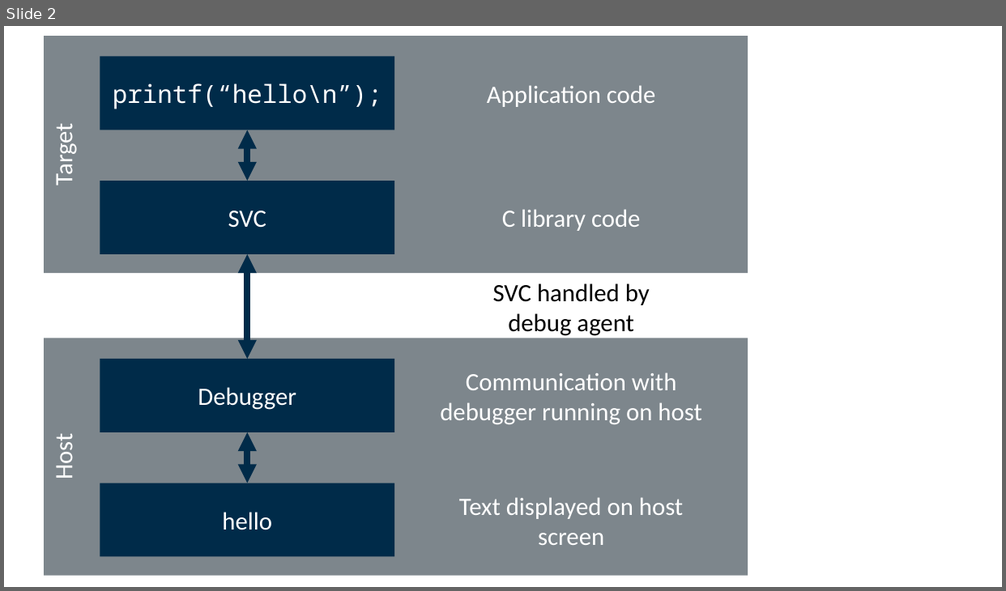
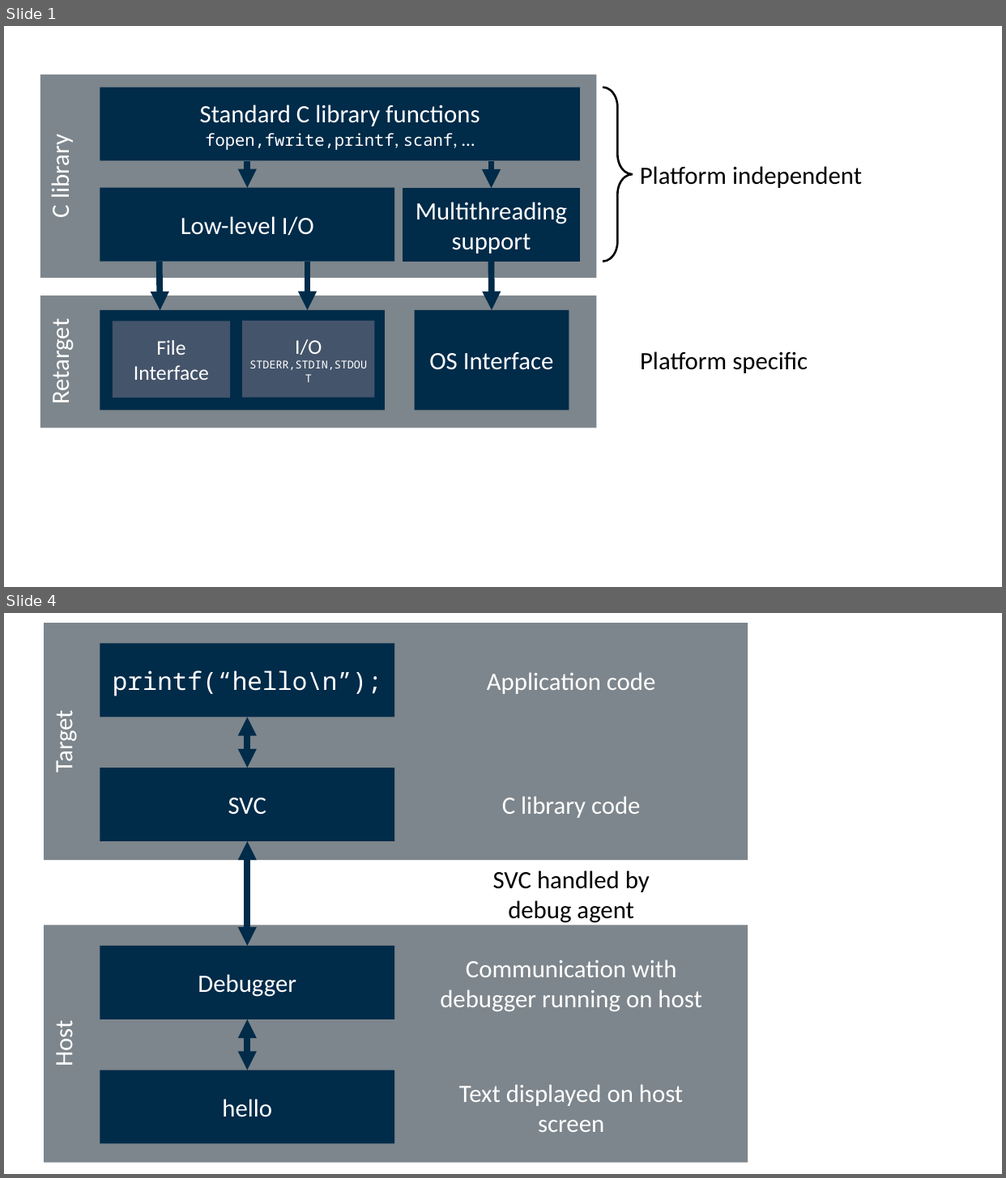
Before and after one commit to ARM-software/CMSIS-Compiler, a slide deck: doxygen/src/images/blocks.pptx. Shown one above the other, each under a label of ours: slide 2 before the commit, slides 1 and 4 after it; the slides between them are not shown. The pictures are 1006x591 and 1006x1178 pixels, drawn with LibreOffice and Linux fonts; fonts in the diff are those of the drawing. Boxes give left, top, right and bottom in pixels: in the first picture for what was removed or moved away, otherwise in the second. Text is boxed around its words. In the diff, an @@ line names an element or a change of style, - is before the commit and + after.

Commit message:
Rework documentation (#9)
- add File Interface and OS Interface APIs
- restructure "template" folder to match component names (and avoid conflicts in documentation due to duplicated names in "source" folder)
- restructured documentation input files (one file per page)
- simplified STDOUT to USART example

```diff
--- a/doxygen/src/images/blocks.pptx
+++ b/doxygen/src/images/blocks.pptx
@@ slide 1 added at (x1=4, y1=26, x2=1002, y2=587), background #FFFFFF @@
@@ rectangle added at (x1=40, y1=75, x2=597, y2=278), fill #7D868C, 24 pt, text #FFFFFF @@
+C library
@@ rectangle added at (x1=100, y1=88, x2=580, y2=160), fill #002B49, 24 pt, text #FFFFFF @@
+Standard C library functions
+fopen,fwrite,printf, scanf, …
@@ right brace added at (x1=603, y1=88, x2=633, y2=262), outline #000000 2 pt @@
@@ arrow added from (247, 160) to (247, 188), #002B49 6 pt @@
@@ arrow added from (492, 160) to (492, 189), #002B49 6 pt @@
@@ text added at (x1=640, y1=166, x2=862, y2=188), 24 pt, text #000000 @@
+Platform independent
@@ rectangle added at (x1=100, y1=188, x2=394, y2=261), fill #002B49, 24 pt, text #FFFFFF @@
+Low-level I/O
@@ rectangle added at (x1=403, y1=189, x2=580, y2=262), fill #002B49, 24 pt, text #FFFFFF @@
+Multithreading
+support
@@ arrow added from (159, 262) to (160, 310), #002B49 6 pt @@
@@ arrow added from (307, 262) to (307, 310), #002B49 6 pt @@
@@ arrow added from (492, 262) to (492, 310), #002B49 6 pt @@
@@ rectangle added at (x1=40, y1=296, x2=597, y2=428), fill #7D868C, 24 pt, text #FFFFFF @@
+Retarget
@@ rectangle added at (x1=100, y1=310, x2=385, y2=411), fill #002B49 @@
@@ rectangle added at (x1=414, y1=310, x2=569, y2=411), fill #002B49, 24 pt, text #FFFFFF @@
+OS Interface
@@ rectangle added at (x1=113, y1=321, x2=230, y2=398), fill #44546A, 20 pt, text #FFFFFF @@
+File Interface
@@ rectangle added at (x1=242, y1=321, x2=374, y2=398), fill #44546A, 10.5 pt, text #FFFFFF @@
+I/O
+STDERR,STDIN,STDOUT
@@ text added at (x1=640, y1=352, x2=808, y2=373), 24 pt, text #000000 @@
+Platform specific
@@ what was slide 2 is now slide 4 @@
```
Also in this commit, not shown: 2 other slides added, 1 slide removed, 56 other files.
